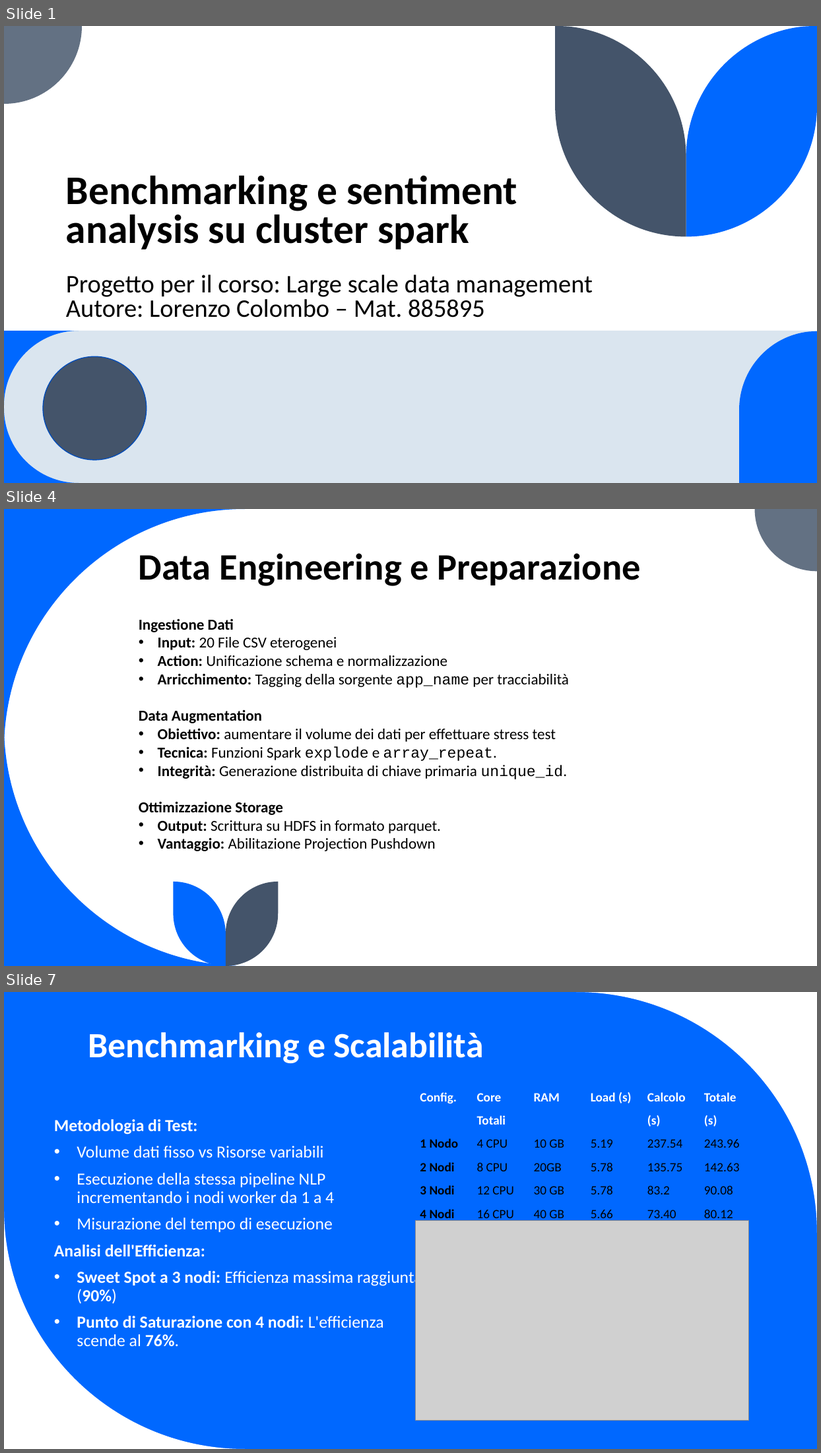
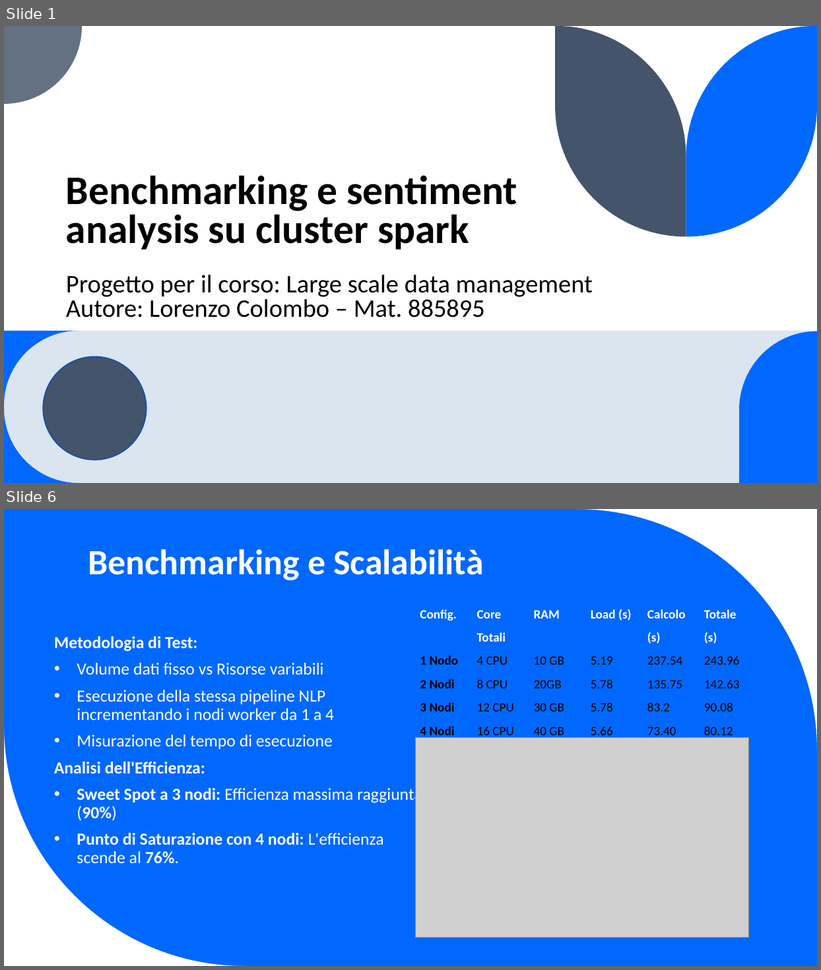
Before and after one commit to LorenzoColombo3/Sentiment_analysis_top_20_mobile_app, a slide deck: BENCHMARKING E SENTIMENT ANALYSIS SU CLUSTER SPARK.pptx. Shown one above the other, each under a label of ours: slides 1, 4 and 7 before the commit, slides 1 and 6 after it; the slides between them are not shown. The pictures are 821x1453 and 821x970 pixels, drawn with LibreOffice and Linux fonts; fonts in the diff are those of the drawing; grey boxes stand for pictures. Boxes give left, top, right and bottom in pixels: in the first picture for what was removed or moved away, otherwise in the second. Text is boxed around its words. In the diff, an @@ line names an element or a change of style, - is before the commit and + after.

```diff
--- a/BENCHMARKING E SENTIMENT ANALYSIS SU CLUSTER SPARK.pptx
+++ b/BENCHMARKING E SENTIMENT ANALYSIS SU CLUSTER SPARK.pptx
@@ slide 4 removed at bbox=[4, 509, 817, 966], background #FFFFFF @@
@@ title removed at bbox=[139, 553, 641, 586] @@
-Data Engineering e Preparazione
@@ text removed at bbox=[139, 619, 569, 852] @@
-Ingestione Dati
-• Input: 20 File CSV eterogenei
-• Action: Unificazione schema e normalizzazione
-• Arricchimento: Tagging della sorgente app_name per tracciabilità
-Data Augmentation
-• Obiettivo: aumentare il volume dei dati per effettuare stress test
-• Tecnica: Funzioni Spark explode e array_repeat.
-• Integrità: Generazione distribuita di chiave primaria unique_id.
-Ottimizzazione Storage
-• Output: Scrittura su HDFS in formato parquet.
-• Vantaggio: Abilitazione Projection Pushdown
@@ group removed at bbox=[4, 509, 817, 966]: 5 freeform shapes @@
@@ what was slide 7 is now slide 6 @@
```
Also in this commit, not shown: 5 slides changed, 3 other files.
